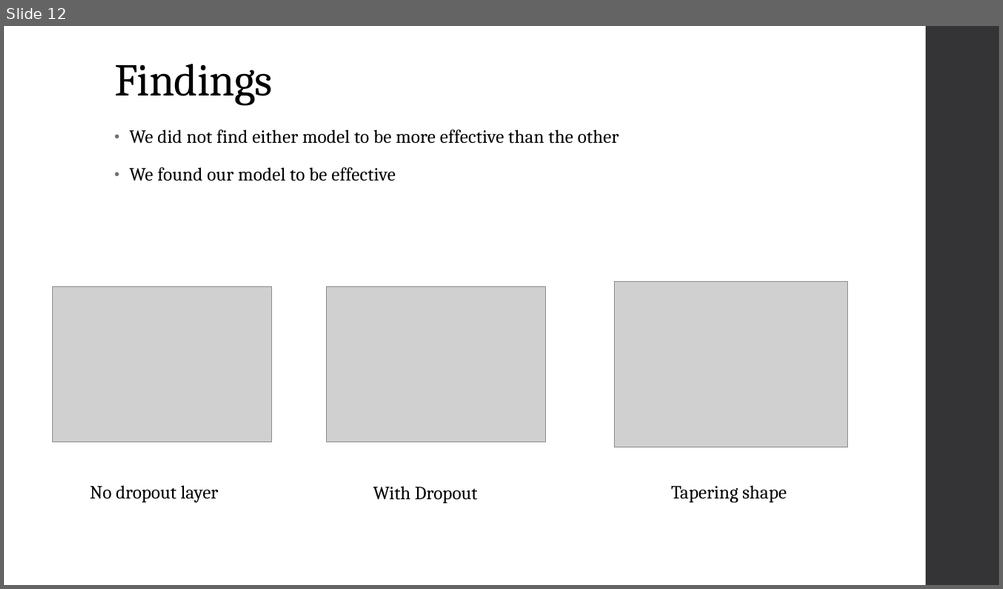
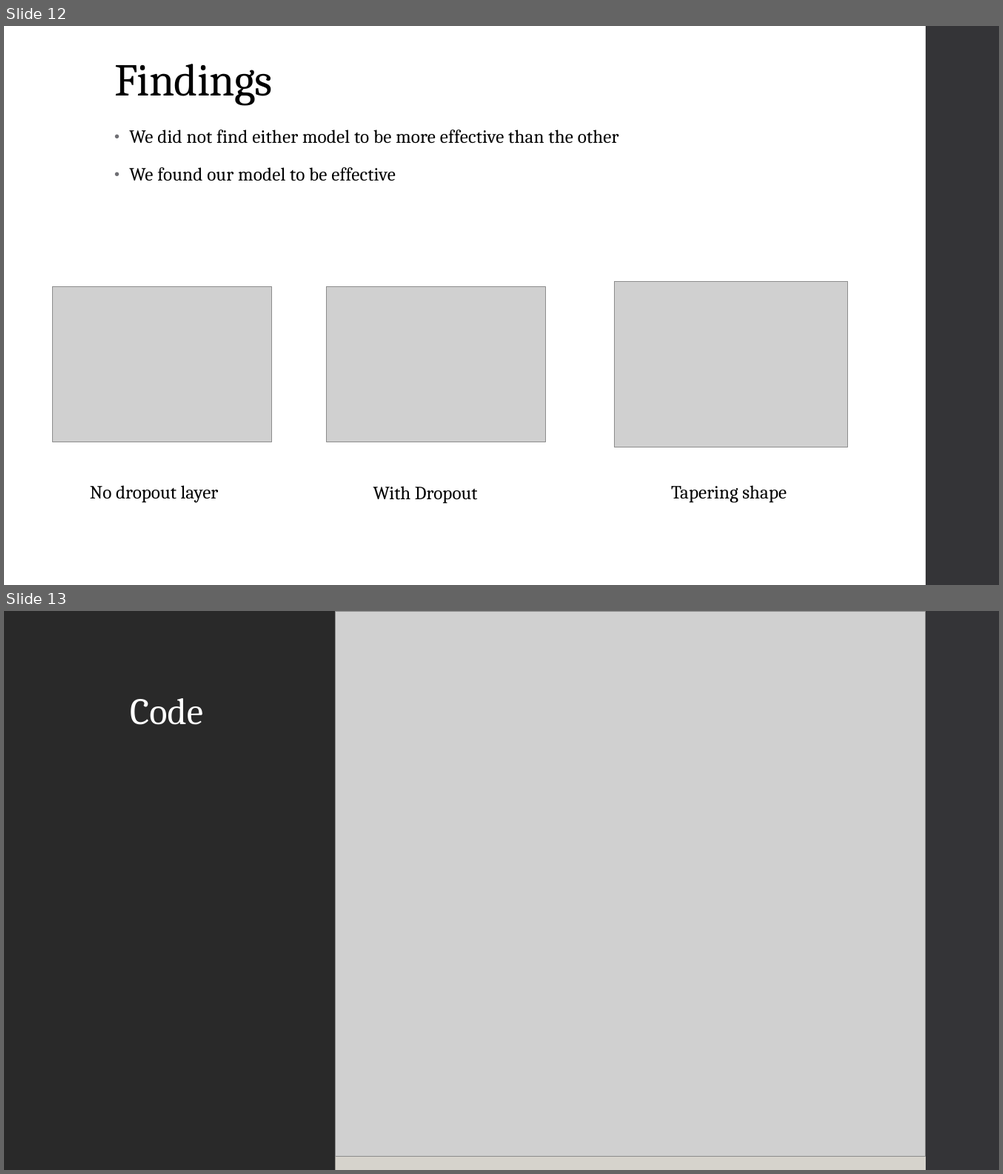
Before and after one commit to jaronritter01/cryptoAI, a slide deck: Cryptocurrency AI.pptx. Shown one above the other, each under a label of ours: slide 12 before the commit, slides 12 and 13 after it. The pictures are 1003x589 and 1003x1174 pixels, drawn with LibreOffice and Linux fonts; fonts in the diff are those of the drawing; grey boxes stand for pictures. Boxes give left, top, right and bottom in pixels: in the first picture for what was removed or moved away, otherwise in the second. Text is boxed around its words. In the diff, an @@ line names an element or a change of style, - is before the commit and + after.

```diff
--- a/Cryptocurrency AI.pptx
+++ b/Cryptocurrency AI.pptx
@@ slide 13 added at (4,611,999,1170), background #353537 @@
@@ rectangle added at (4,611,41,1170), fill #6F6F74 @@
@@ rectangle added at (4,611,336,1170), fill #292929 @@
@@ rectangle added at (331,611,925,1170), fill #D6D3CC @@
@@ picture added at (336,611,925,1157) @@
@@ subtitle added at (130,698,203,725), 36 pt, text #FFFFFF @@
+Code
```
Also in this commit, not shown: 4 slides changed, 1 other slide added, 1 slide removed.
